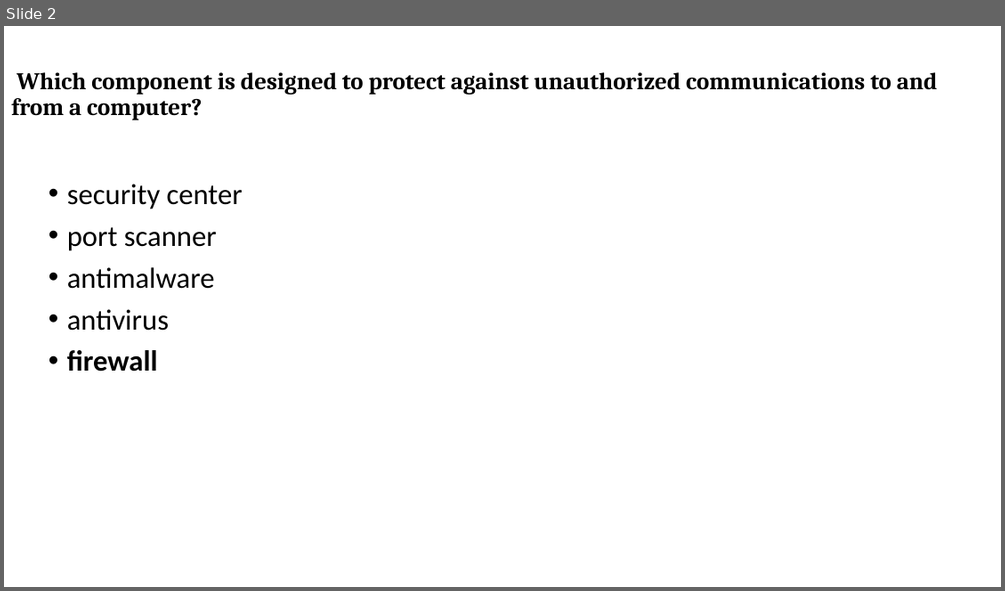
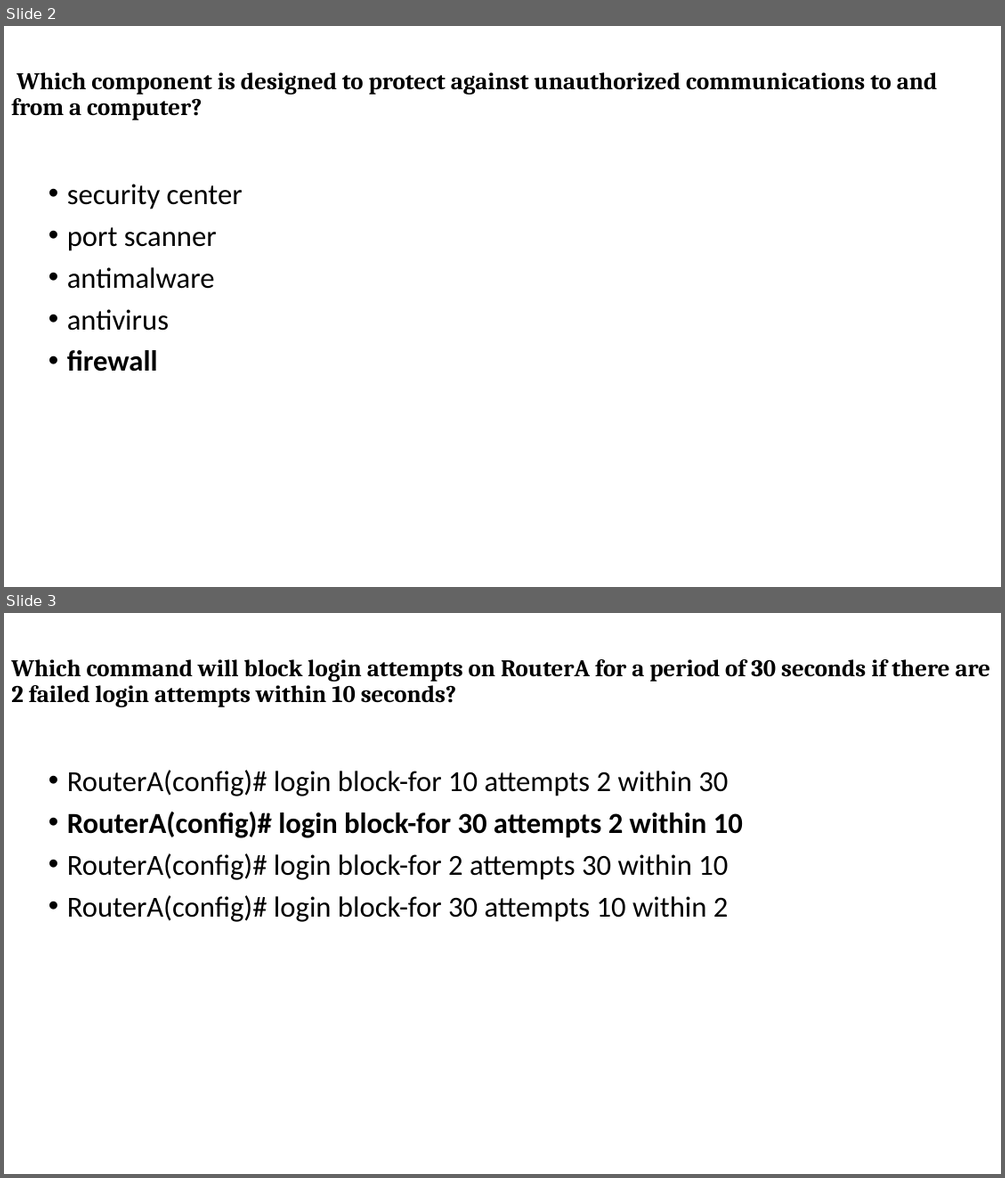
Before and after one commit to narsiimha/CCNA, a slide deck: PPT/QA/Module16-17.pptx. Shown one above the other, each under a label of ours: slide 2 before the commit, slides 2 and 3 after it. The pictures are 1005x591 and 1005x1178 pixels, drawn with LibreOffice and Linux fonts; fonts in the diff are those of the drawing. Boxes give left, top, right and bottom in pixels: in the first picture for what was removed or moved away, otherwise in the second. Text is boxed around its words. In the diff, an @@ line names an element or a change of style, - is before the commit and + after.

```diff
--- a/PPT/QA/Module16-17.pptx
+++ b/PPT/QA/Module16-17.pptx
@@ slide 3 added at (4,613,1001,1174), background #FFFFFF @@
@@ title added at (11,659,991,707), 23 pt, text #000000, bold @@
+Which command will block login attempts on RouterA for a period of 30 seconds if there are 2 failed login attempts within 10 seconds?
@@ text added at (67,770,743,922), 28 pt, text #000000 @@
+• RouterA(config)# login block-for 10 attempts 2 within 30
+• RouterA(config)# login block-for 30 attempts 2 within 10
+• RouterA(config)# login block-for 2 attempts 30 within 10
+• RouterA(config)# login block-for 30 attempts 10 within 2
```
Also in this commit, not shown: 65 other slides added, 6 other files.
